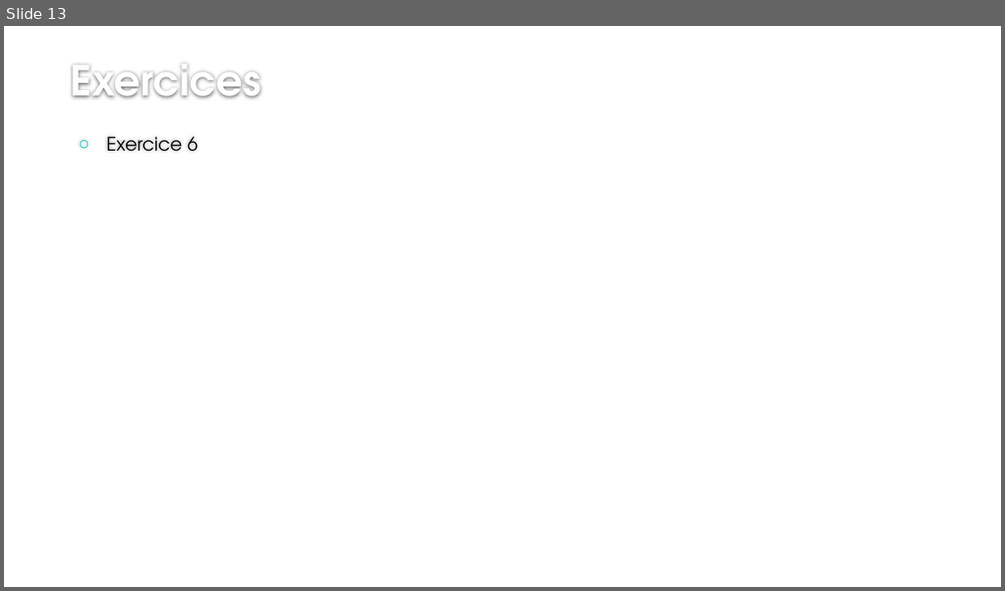
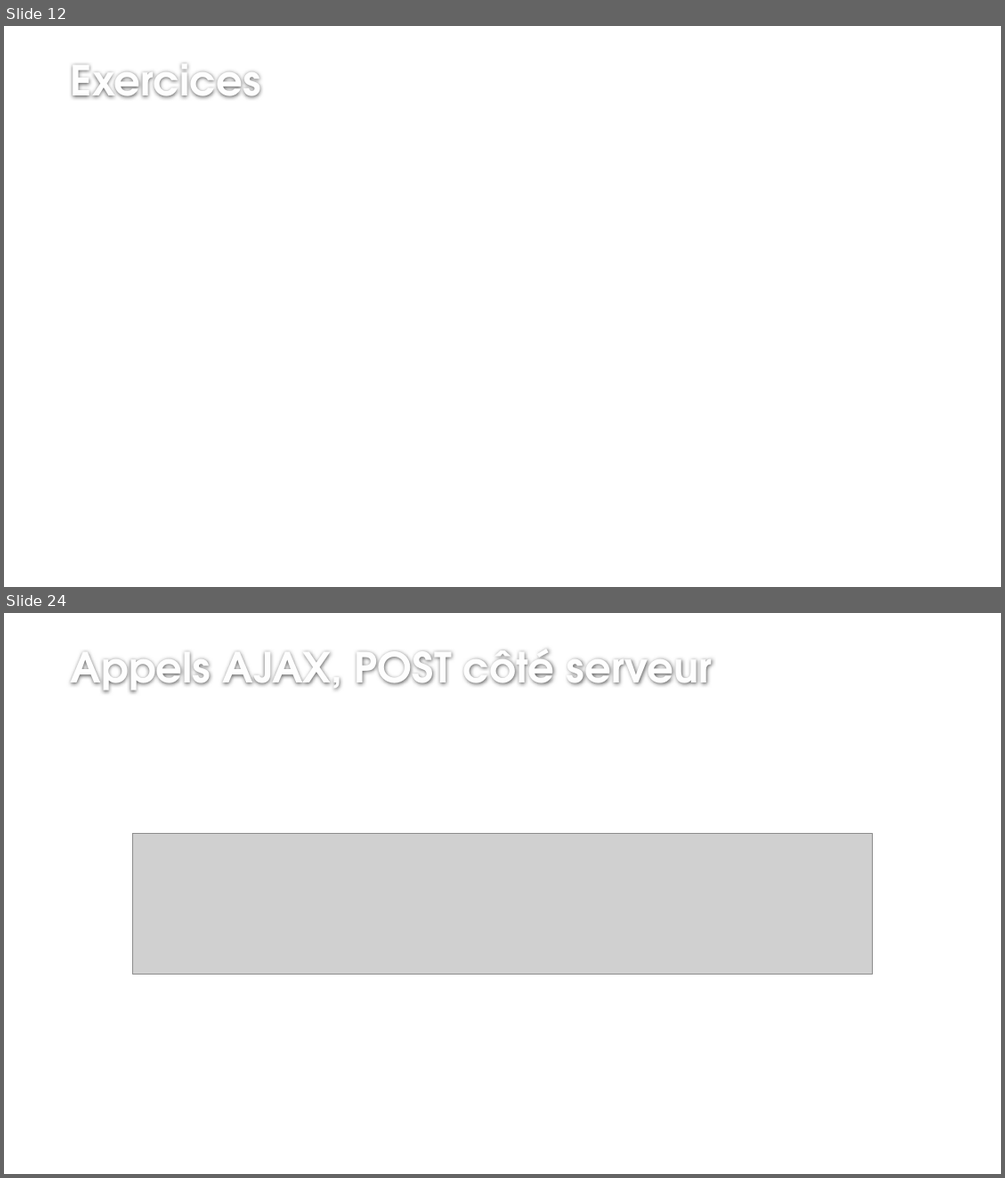
Before and after one commit to jcchalte/PresentationsCCI, a slide deck: 2018-2019/C#/ASP.Net/Cours 2/Introduction au développement Web en ASP - 5 .pptx. Shown one above the other, each under a label of ours: slide 13 before the commit, slides 12 and 24 after it; the slides between them are not shown. The pictures are 1005x591 and 1005x1178 pixels, drawn with LibreOffice and Linux fonts; fonts in the diff are those of the drawing; grey boxes stand for pictures; background and template pictures are left out. Boxes give left, top, right and bottom in pixels: in the first picture for what was removed or moved away, otherwise in the second. Text is boxed around its words. In the diff, an @@ line names an element or a change of style, - is before the commit and + after.

Commit message:
Ajouts page disposition et AJAX

```diff
--- a/2018-2019/C#/ASP.Net/Cours 2/Introduction au développement Web en ASP - 5 .pptx
+++ b/2018-2019/C#/ASP.Net/Cours 2/Introduction au développement Web en ASP - 5 .pptx
@@ slide 24 added at (x1=4, y1=613, x2=1001, y2=1174), background #FFFFFF @@
@@ title added at (x1=71, y1=649, x2=712, y2=693), 40 pt, text #FEFEFE, bold @@
+Appels AJAX, POST côté serveur
@@ picture added at (x1=133, y1=834, x2=872, y2=974) @@
@@ what was slide 13 is now slide 12 @@
@@ slide 12 changed as well @@
@@ text removed at (x1=106, y1=136, x2=198, y2=151) @@
-○ Exercice 6
```
Also in this commit, not shown: 13 other slides added, 1 slide removed.
